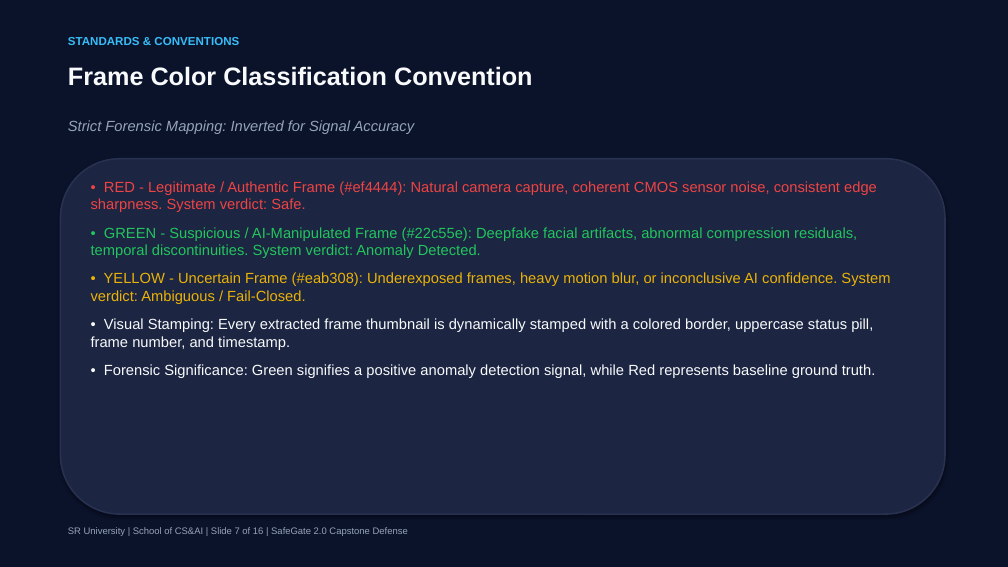
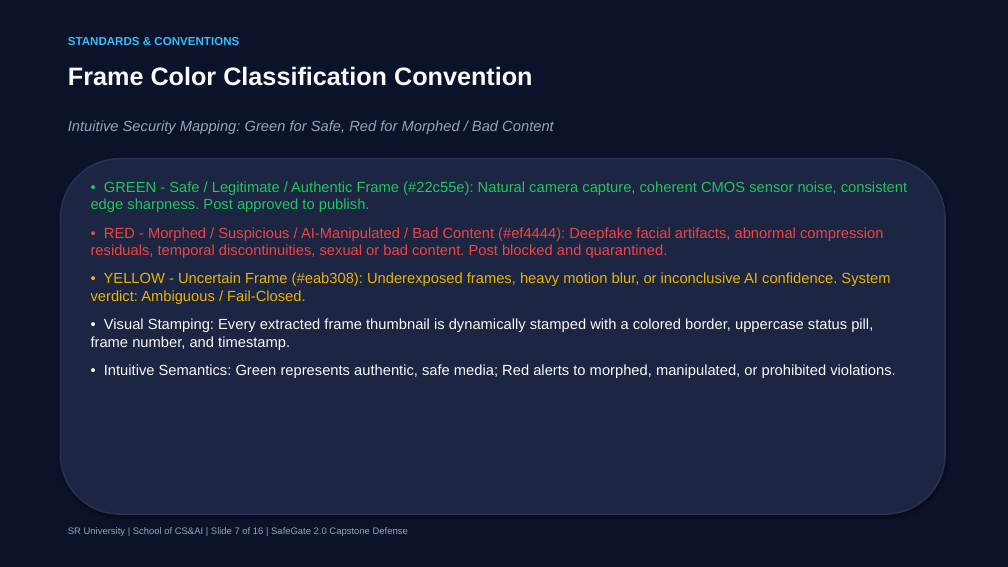
Before and after one commit to BongoniDevendarGoud/safegate, a slide deck: slide 7 of submission/2103A52001-Bongoni_Devendar_Goud_Presentation.pptx. Drawn at 1008x567 pixels with LibreOffice and Linux fonts; fonts in the diff are those of the drawing. Boxes give left, top, right and bottom in pixels: in the first picture for what was removed or moved away, otherwise in the second. Text is boxed around its words. In the diff, an @@ line names an element or a change of style, - is before the commit and + after.

Commit message:
feat: transform web interface to Instagram background firewall and update color convention (green=safe, red=morphed/bad content)

```diff
--- a/submission/2103A52001-Bongoni_Devendar_Goud_Presentation.pptx
+++ b/submission/2103A52001-Bongoni_Devendar_Goud_Presentation.pptx
@@ text at <box>68,120,554,134</box>: text changed @@
-Strict Forensic Mapping: Inverted for Signal Accuracy
+Intuitive Security Mapping: Green for Safe, Red for Morphed / Bad Content
@@ text at <box>91,181,907,258</box>: text changed; text colour #22C55E to #EF4444 @@
-• RED - Legitimate / Authentic Frame (#ef4444): Natural camera capture, coherent CMOS sensor noise, consistent edge sharpness. System verdict: Safe.
-• GREEN - Suspicious / AI-Manipulated Frame (#22c55e): Deepfake facial artifacts, abnormal compression residuals, temporal discontinuities. System verdict: Anomaly Detected.
+• GREEN - Safe / Legitimate / Authentic Frame (#22c55e): Natural camera capture, coherent CMOS sensor noise, consistent edge sharpness. Post approved to publish.
+• RED - Morphed / Suspicious / AI-Manipulated / Bad Content (#ef4444): Deepfake facial artifacts, abnormal compression residuals, temporal discontinuities, sexual or bad content. Post blocked and quarantined.
@@ text at <box>104,364,895,378</box>: text changed @@
-• Forensic Significance: Green signifies a positive anomaly detection signal, while Red represents baseline ground truth.
+• Intuitive Semantics: Green represents authentic, safe media; Red alerts to morphed, manipulated, or prohibited violations.
```
Also in this commit, not shown: 3 other slides changed, 16 other files.
